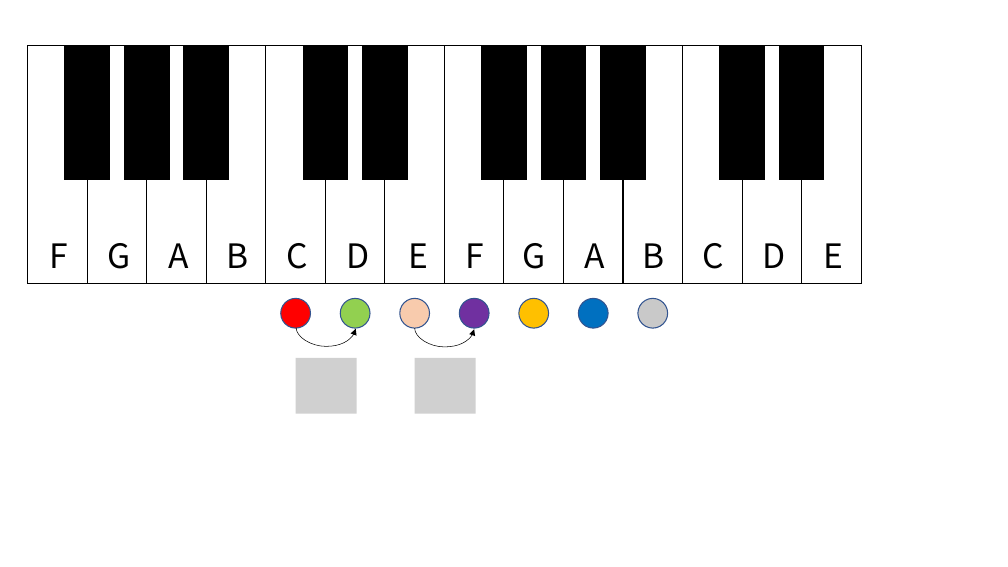
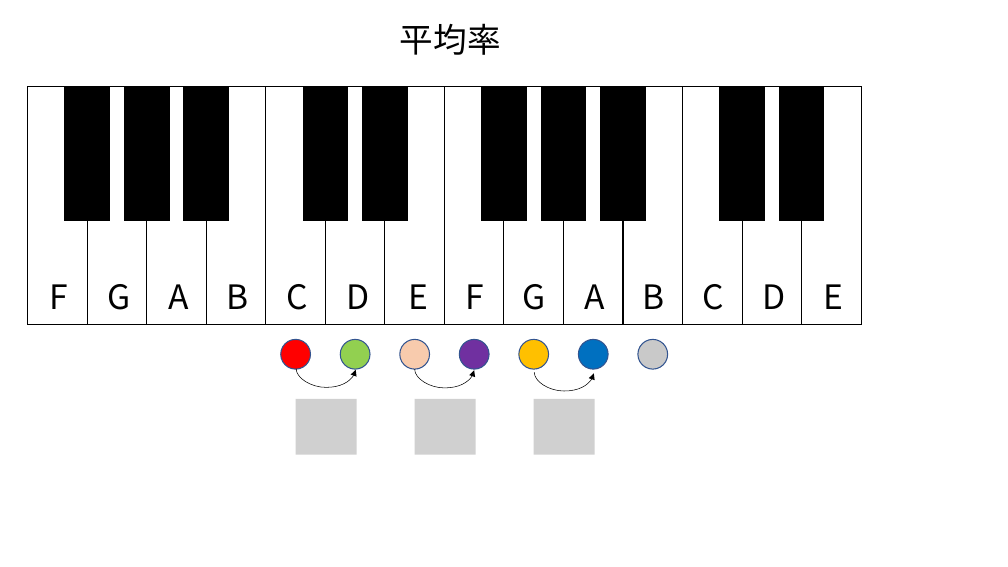
Before and after one commit to kaityo256/zenn-content, a slide deck: slide 3 of articles/pythagorean_tuning/fig.pptx. Drawn at 1008x567 pixels with LibreOffice and Linux fonts; fonts in the diff are those of the drawing; grey boxes stand for pictures. Boxes give left, top, right and bottom in pixels: in the first picture for what was removed or moved away, otherwise in the second. Text is boxed around its words. In the diff, an @@ line names an element or a change of style, - is before the commit and + after.

Commit message:
updates fig

```diff
--- a/articles/pythagorean_tuning/fig.pptx
+++ b/articles/pythagorean_tuning/fig.pptx
@@ text added at box(400, 23, 501, 55), 32 pt, text #000000 @@
+平均率
@@ picture removed at box(296, 358, 357, 414) @@
@@ picture removed at box(415, 358, 476, 414) @@
@@ 24 rectangles, 14 texts, 7 ellipses, 2 curved arrows: place and size @@
-24 rectangles, 14 texts, 7 ellipses, 2 curved arrows at box(28, 45, 861, 347)
+24 rectangles, 14 texts, 7 ellipses, 2 curved arrows at box(28, 86, 861, 388)
@@ curved arrow added from (535, 372) to (594, 374), #000000 0.5 pt @@
@@ picture added at box(296, 399, 357, 455) @@
@@ picture added at box(415, 399, 476, 455) @@
@@ picture added at box(534, 399, 595, 455) @@
```
Also in this commit, not shown: 2 other slides changed.
